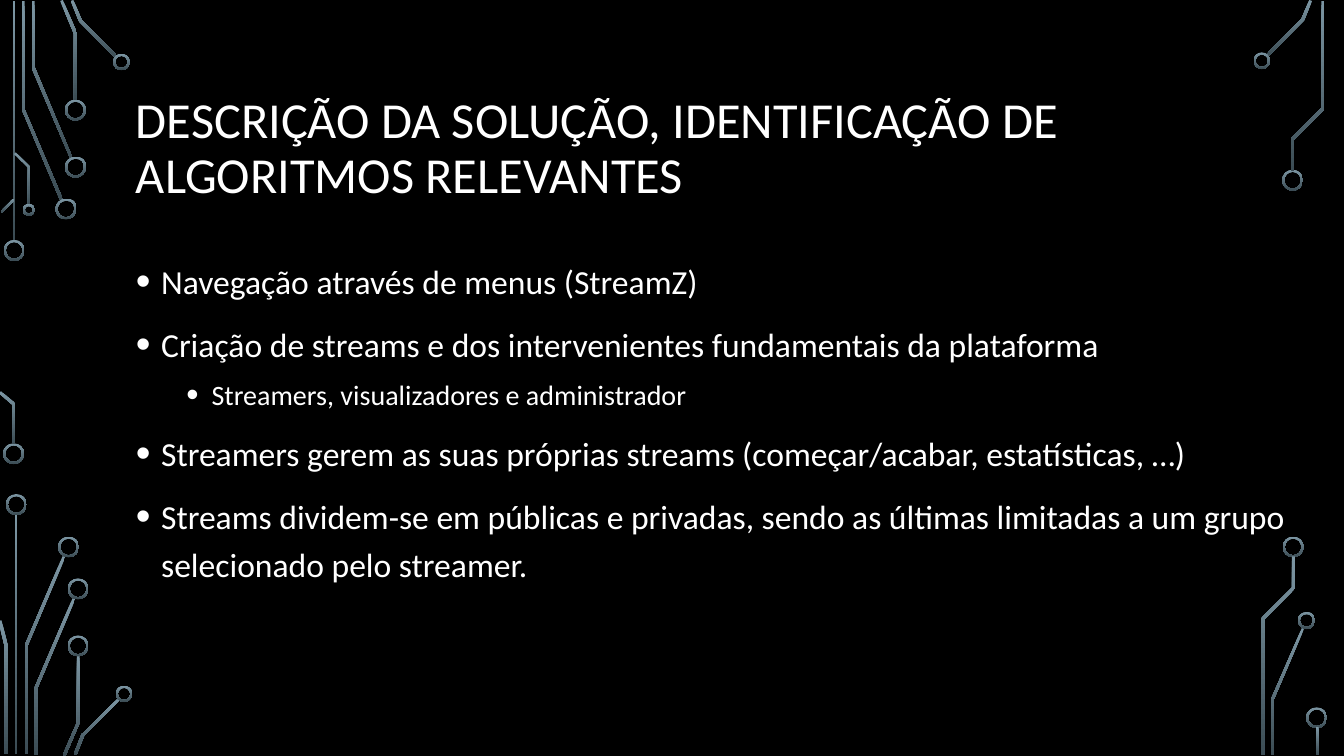
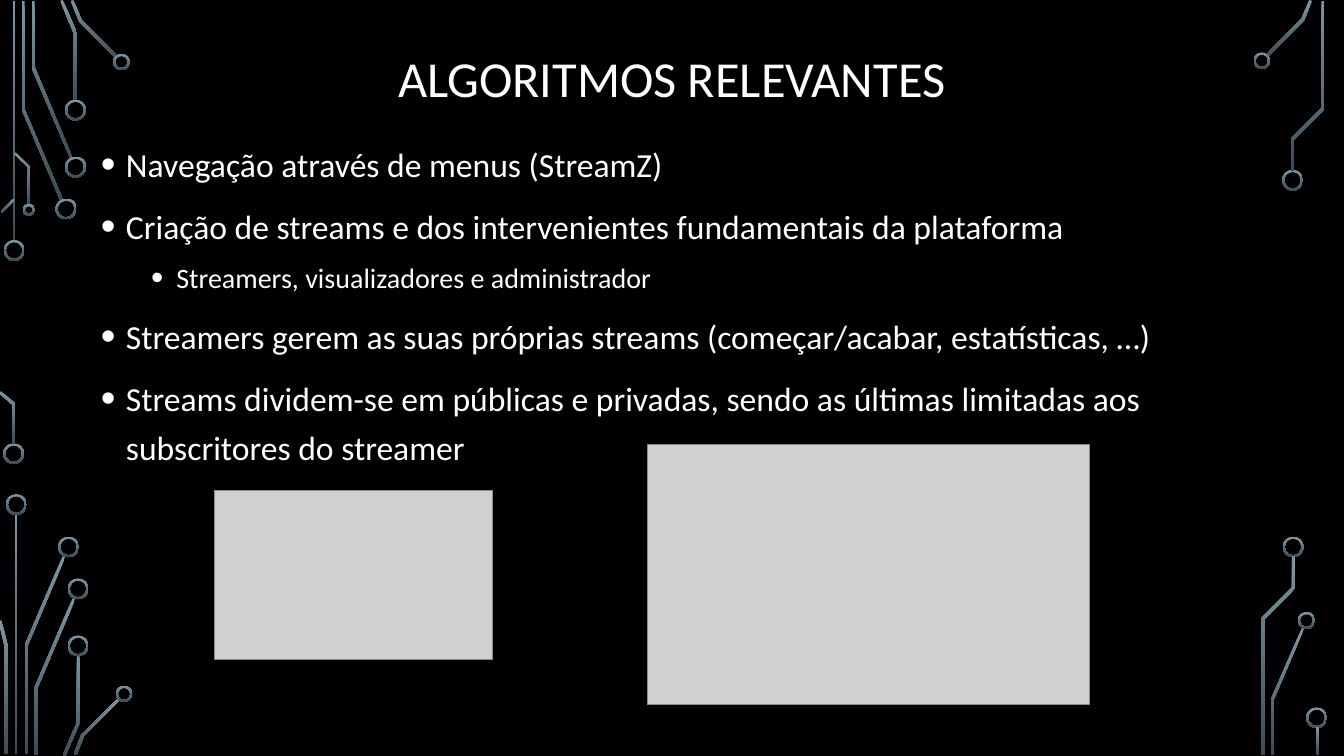
Before and after one commit to BrunoRosendo/StreamZ-AEDA-proj-, a slide deck: slide 4 of StreamZ.pptx. Drawn at 1344x756 pixels with LibreOffice and Linux fonts; fonts in the diff are those of the drawing; grey boxes stand for pictures; background and template pictures are left out. Boxes give left, top, right and bottom in pixels: in the first picture for what was removed or moved away, otherwise in the second. Text is boxed around its words. In the diff, an @@ line names an element or a change of style, - is before the commit and + after.

```diff
--- a/StreamZ.pptx
+++ b/StreamZ.pptx
@@ title at bbox=[398, 64, 945, 98]: text changed @@
-DESCRIÇÃO DA SOLUÇÃO, IDENTIFICAÇÃO DE ALGORITMOS RELEVANTES
+ALGORITMOS RELEVANTES
@@ text "Navegação através de menus (StreamZ)": place and size @@
-text "Navegação através de menus (StreamZ)" at bbox=[161, 269, 1284, 583]
+text "Navegação através de menus (StreamZ)" at bbox=[126, 152, 1140, 461]
@@ text at bbox=[126, 387, 1140, 461]: text changed @@
-• Streams dividem-se em públicas e privadas, sendo as últimas limitadas a um grupo selecionado pelo streamer.
+• Streams dividem-se em públicas e privadas, sendo as últimas limitadas aos subscritores do streamer
@@ picture added at bbox=[647, 445, 1090, 705] @@
@@ picture added at bbox=[215, 490, 493, 659] @@
```
Also in this commit, not shown: 12 other slides changed, 3 slides added, 7 slides removed.
